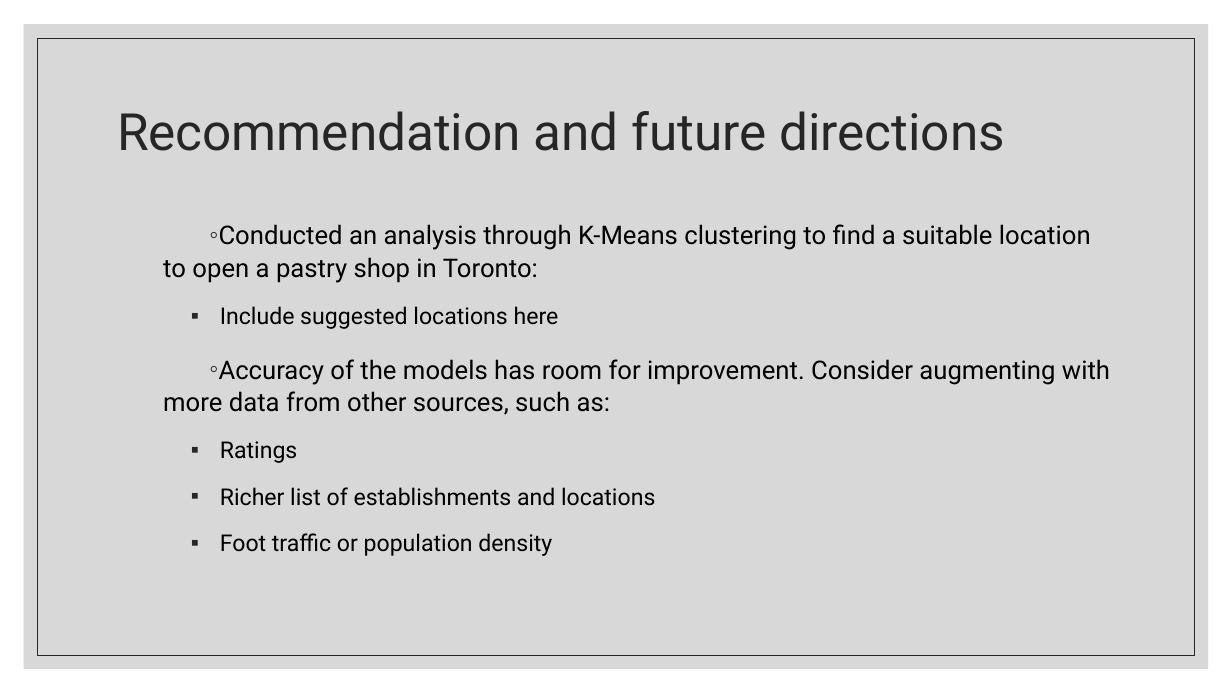
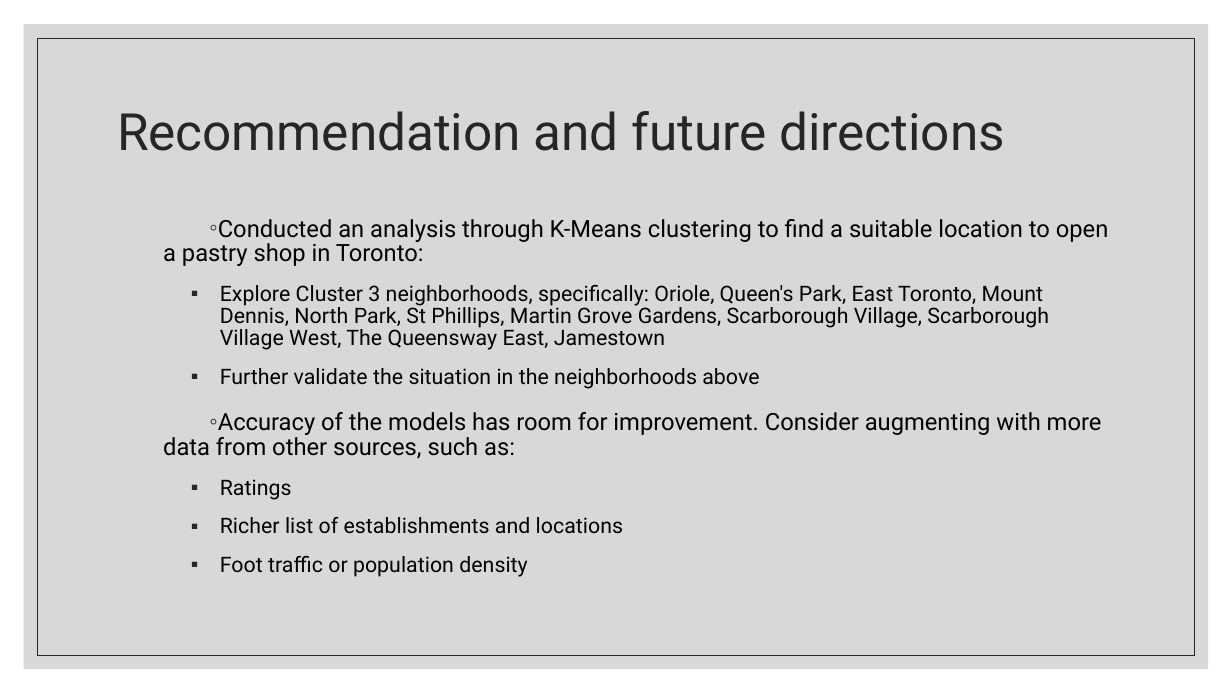
Before and after one commit to rpchua/IBM_DS_Capstone, a slide deck: slide 8 of Presentation.pptx (slide 7 before the commit). Drawn at 1232x693 pixels with LibreOffice and Linux fonts; fonts in the diff are those of the drawing. Boxes give left, top, right and bottom in pixels: in the first picture for what was removed or moved away, otherwise in the second. Text is boxed around its words. In the diff, an @@ line names an element or a change of style, - is before the commit and + after.

```diff
--- a/Presentation.pptx
+++ b/Presentation.pptx
@@ text at (163, 219, 1109, 577): size 20 to 18.5 pt in "Conducted an analysis through K-Means clustering to ...", "Accuracy of the models has room for ..."; size 18 to 16.6 pt in "Ratings", "Richer list of establishments and locations", "Foot traffic or population density"; line spacing 1.07 to 0.87 @@
@@ text at (220, 285, 1049, 389): text changed; size 18 to 16.6 pt @@
-  ▪ Include suggested locations here
+  ▪ Explore Cluster 3 neighborhoods, specifically: Oriole, Queen's Park, East Toronto, Mount Dennis, North Park, St Phillips, Martin Grove Gardens, Scarborough Village, Scarborough Village West, The Queensway East, Jamestown
+  ▪ Further validate the situation in the neighborhoods above
```
Also in this commit, not shown: 3 other slides changed, 1 slide added, 4 other files.
